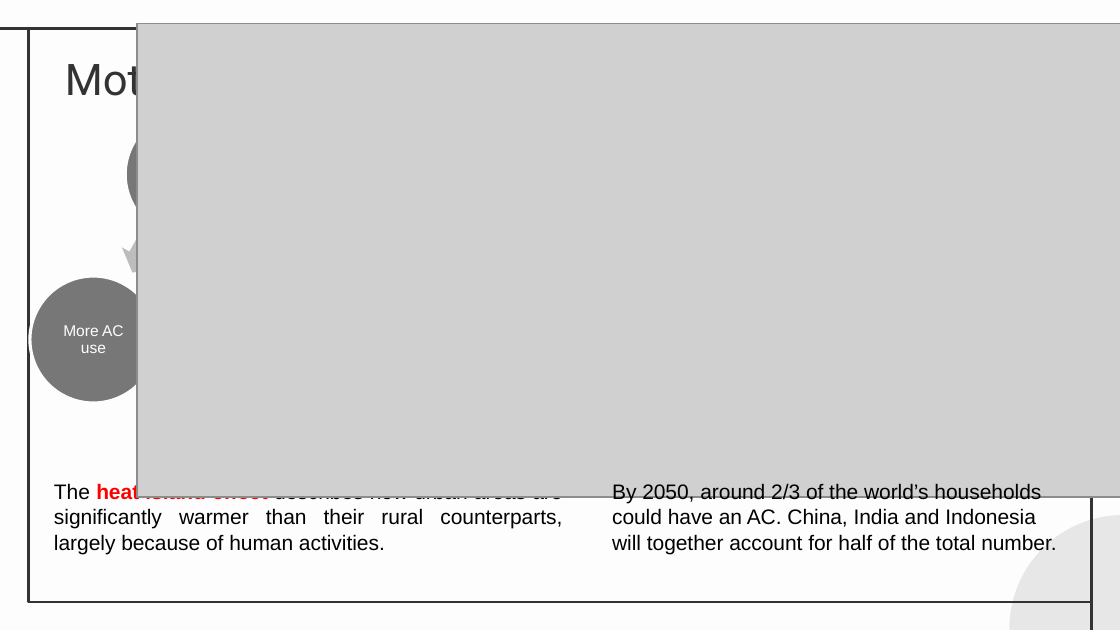
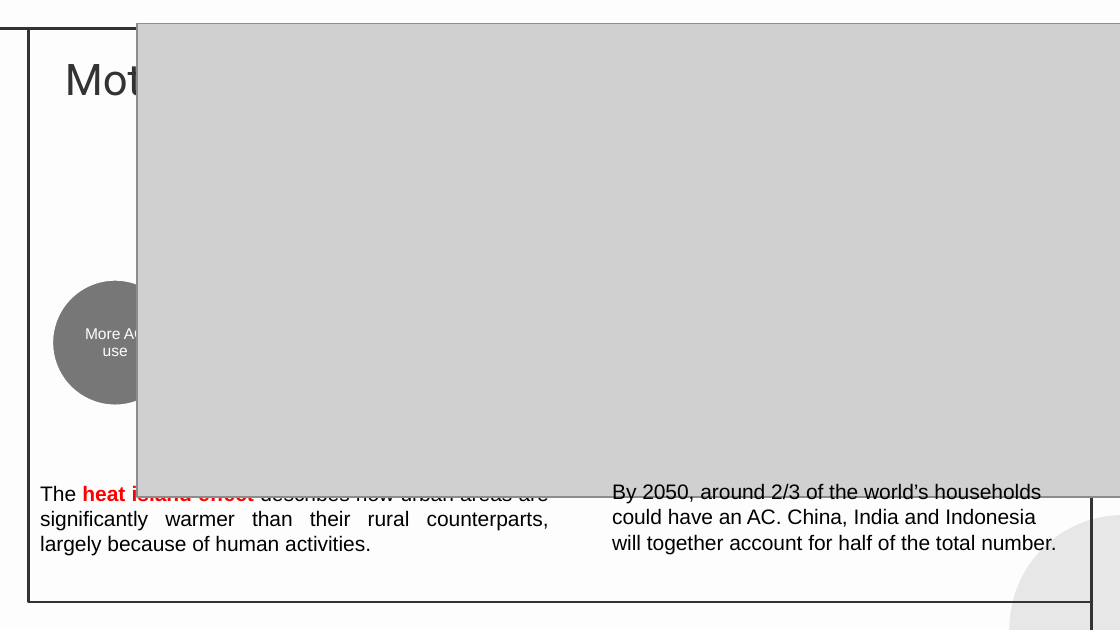
Before and after one commit to Collins-kariuk/Physics-Thesis-PDRCs, a slide deck: slide 2 of Presentations/Thesis Presentation.pptx. Drawn at 1120x630 pixels with LibreOffice and Linux fonts; fonts in the diff are those of the drawing; grey boxes stand for pictures. Boxes give left, top, right and bottom in pixels: in the first picture for what was removed or moved away, otherwise in the second. Text is boxed around its words. In the diff, an @@ line names an element or a change of style, - is before the commit and + after.

```diff
--- a/Presentations/Thesis Presentation.pptx
+++ b/Presentations/Thesis Presentation.pptx
@@ ellipse removed at <box>125,111,252,237</box> @@
@@ right arrow: place and size @@
-right arrow at <box>113,233,167,283</box>
+right arrow at <box>136,236,189,286</box>
@@ ellipse: place and size @@
-ellipse at <box>30,276,157,402</box>
+ellipse at <box>52,279,178,405</box>
@@ text "More AC use": place and size @@
-text "More AC use" at <box>63,325,124,353</box>
+text "More AC use" at <box>85,326,146,356</box>
@@ text "The heat island effect describes ...": place and size @@
-text "The heat island effect describes ..." at <box>54,483,562,554</box>
+text "The heat island effect describes ..." at <box>40,485,549,556</box>
```
Also in this commit, not shown: 5 other slides changed.
